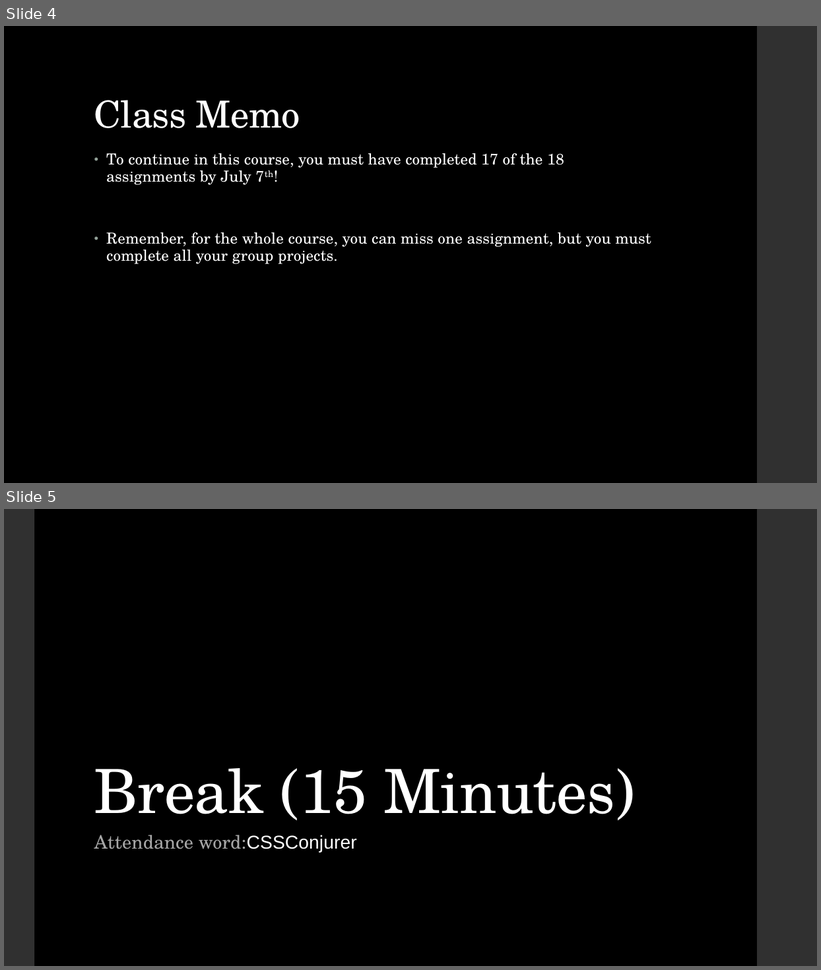
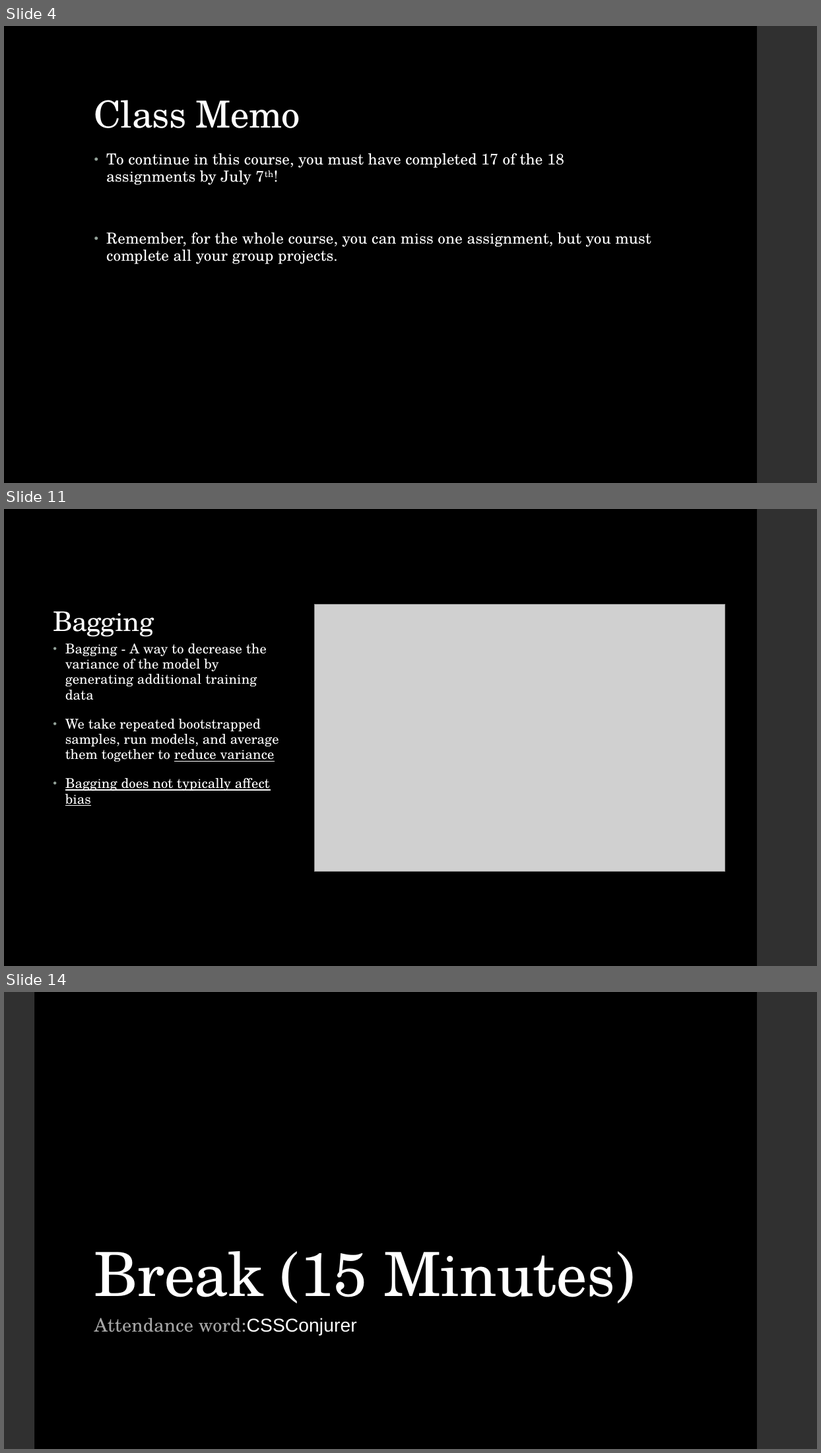
Before and after one commit to LaunchCoderGirlSTL/Data-Science-Assignments, a slide deck: course_material/week_17/week_17_presentation.pptx. Shown one above the other, each under a label of ours: slides 4 and 5 before the commit, slides 4, 11 and 14 after it; the slides between them are not shown. The pictures are 821x970 and 821x1453 pixels, drawn with LibreOffice and Linux fonts; fonts in the diff are those of the drawing; grey boxes stand for pictures. Boxes give left, top, right and bottom in pixels: in the first picture for what was removed or moved away, otherwise in the second. Text is boxed around its words. In the diff, an @@ line names an element or a change of style, - is before the commit and + after.

```diff
--- a/course_material/week_17/week_17_presentation.pptx
+++ b/course_material/week_17/week_17_presentation.pptx
@@ slide 11 added at (4,509,817,966), background #000000; not listed: 1 template element that a slide beside it also shows @@
@@ picture added at (314,604,725,872) @@
@@ title added at (53,611,154,637), 32 pt, text #FFFFFF @@
+Bagging
@@ text added at (65,644,279,806), 16 pt, text #FFFFFF @@
+• Bagging - A way to decrease the variance of the model by generating additional training data
+• We take repeated bootstrapped samples, run models, and average them together to reduce variance
+• Bagging does not typically affect bias
@@ what was slide 5 is now slide 14 @@
```
Also in this commit, not shown: 1 slide changed, 9 other slides added, 1 other file.
